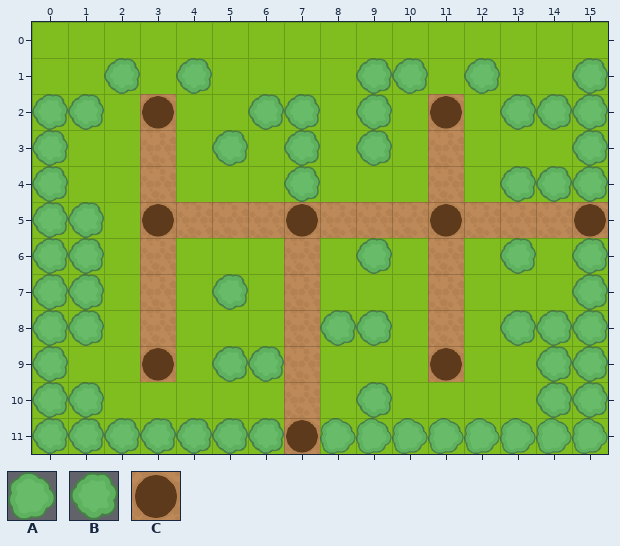
One commit to this Tiled map: src/mapas/buscaEmProfundidadeFase2.tmx. The picture above is the old version.
Cells are 50x50 px. Shown: x 0..15, y 0..11.
Key: from "recursos": A 2 "arvoreGrande", B 3 "arvorePequena", C 4 "formigueiro".
_ is an empty cell.
Layers that did not change in this view are not listed.
Layer "formigueiro" before, first column x 0:
 0 ________________
 1 __B_B____BB_B__B
 2 BB_C__BB_B_C_BBB
 3 B____B_B_B_____B
 4 B______B_____BBB
 5 BB_C___C___C___C
 6 BB_______B___B_B
 7 BB___B_________B
 8 BB______BB___BBB
 9 B__C_BB____C__BB
10 BB_______B____BB
11 BBBBBBBCAAAAAAAA
New version:
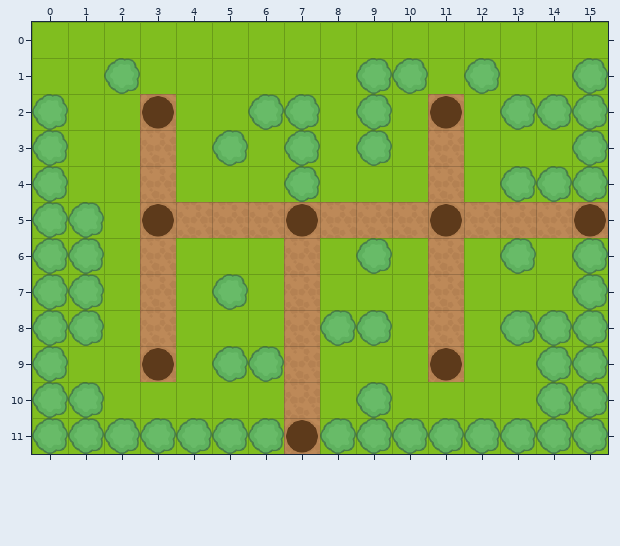
The commit says: Adicionado fase 2. Foi recomendado que o jogo espere um tempo antes de começar para que o usuário perceba o ambiente
The exact change:
{"where": "layer \"formigueiro\""}
{"y":1,"x":4,"old":"B","new":"_"}
{"y":2,"x":1,"old":"B","new":"_"}
{"y":11,"x":8,"old":"AAAAAAAA","new":"________"}
{"where": "layer \"arvores\""}
{"y":11,"x":8,"old":"________","new":"BBBBBBBB"}
{"label":"removed","picture_box":[176,58,212,94]}
{"label":"removed","picture_box":[68,94,104,130]}
{"label":"changed","picture_box":[320,418,608,454]}
